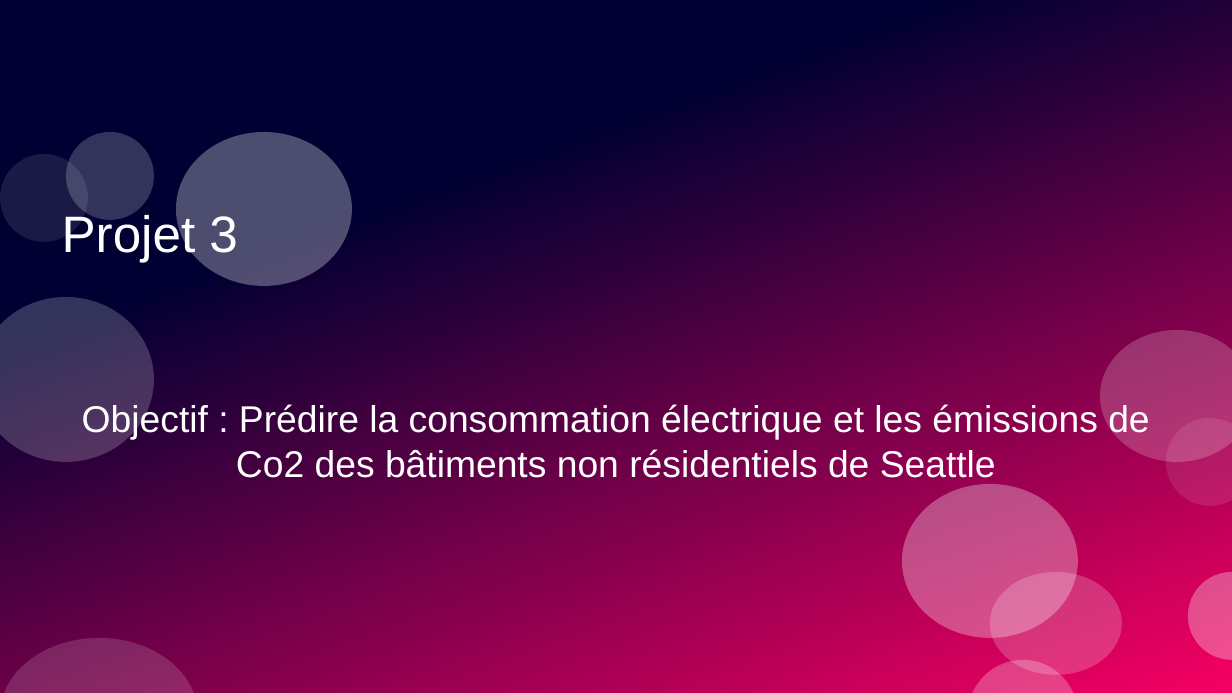
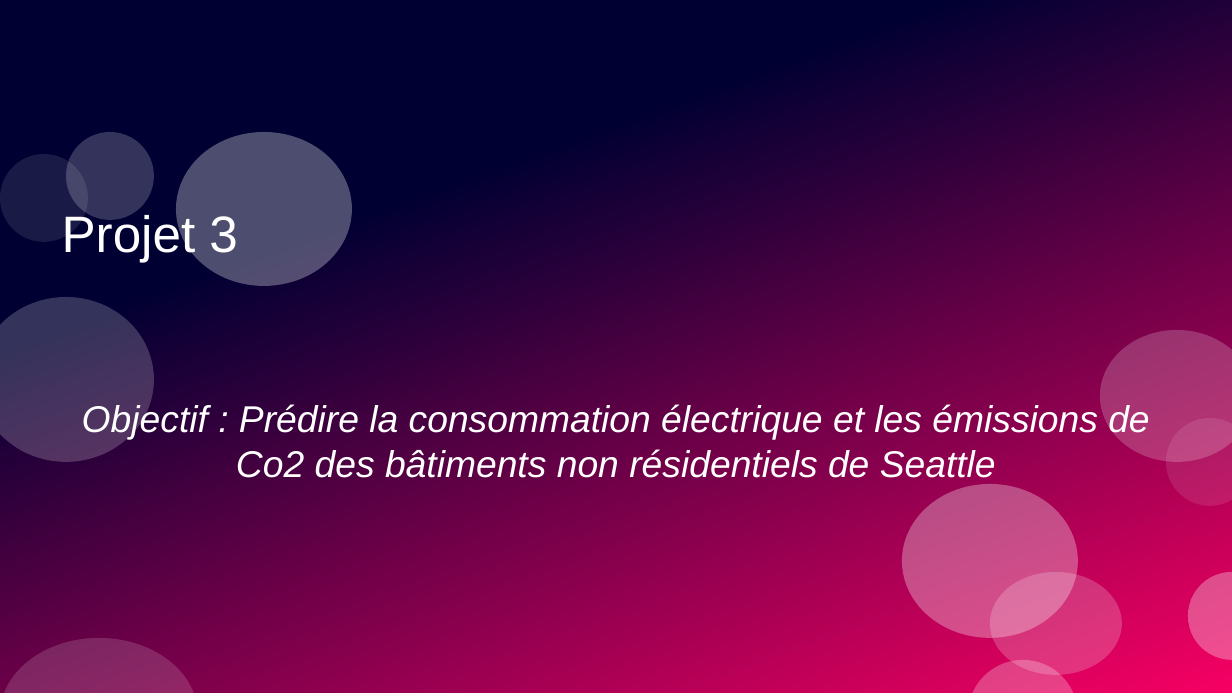
Before and after one commit to Apinsun/Projet3, a slide deck: slide 1 of présentation.odp. Drawn at 1232x693 pixels with LibreOffice and Linux fonts; fonts in the diff are those of the drawing. Boxes give left, top, right and bottom in pixels: in the first picture for what was removed or moved away, otherwise in the second. Text is boxed around its words. In the diff, an @@ line names an element or a change of style, - is before the commit and + after.

```diff
--- a/présentation.odp
+++ b/présentation.odp
@@ subtitle "Objectif : Prédire la consommation ..." at bbox=[82, 403, 1149, 485]: italic on @@
```
Also in this commit, not shown: 12 other slides changed, 8 slides added, 2 slides removed, 1 other file.
